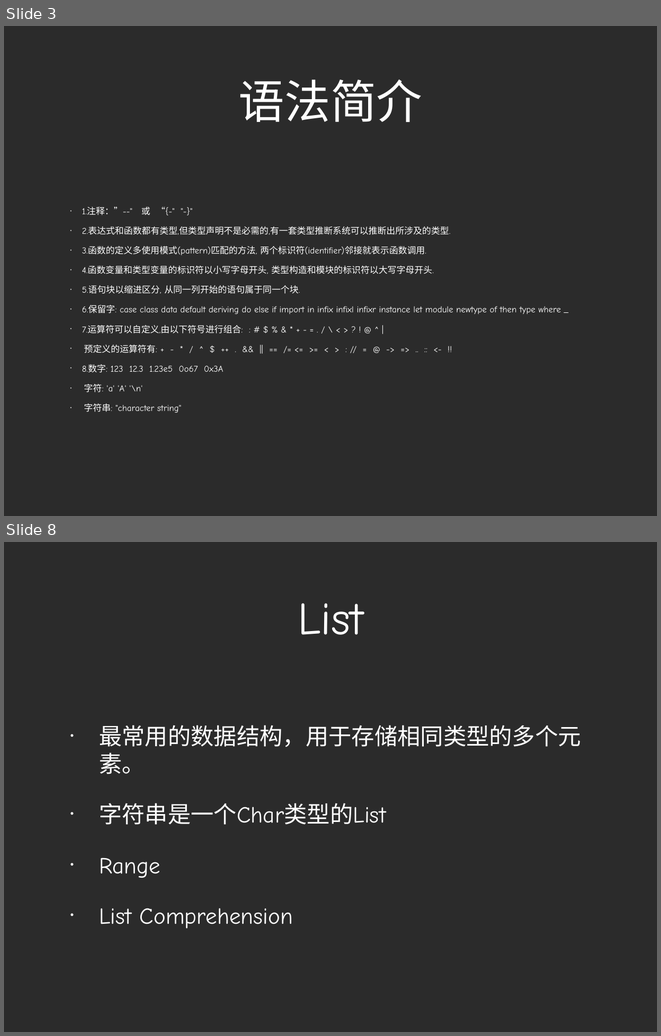
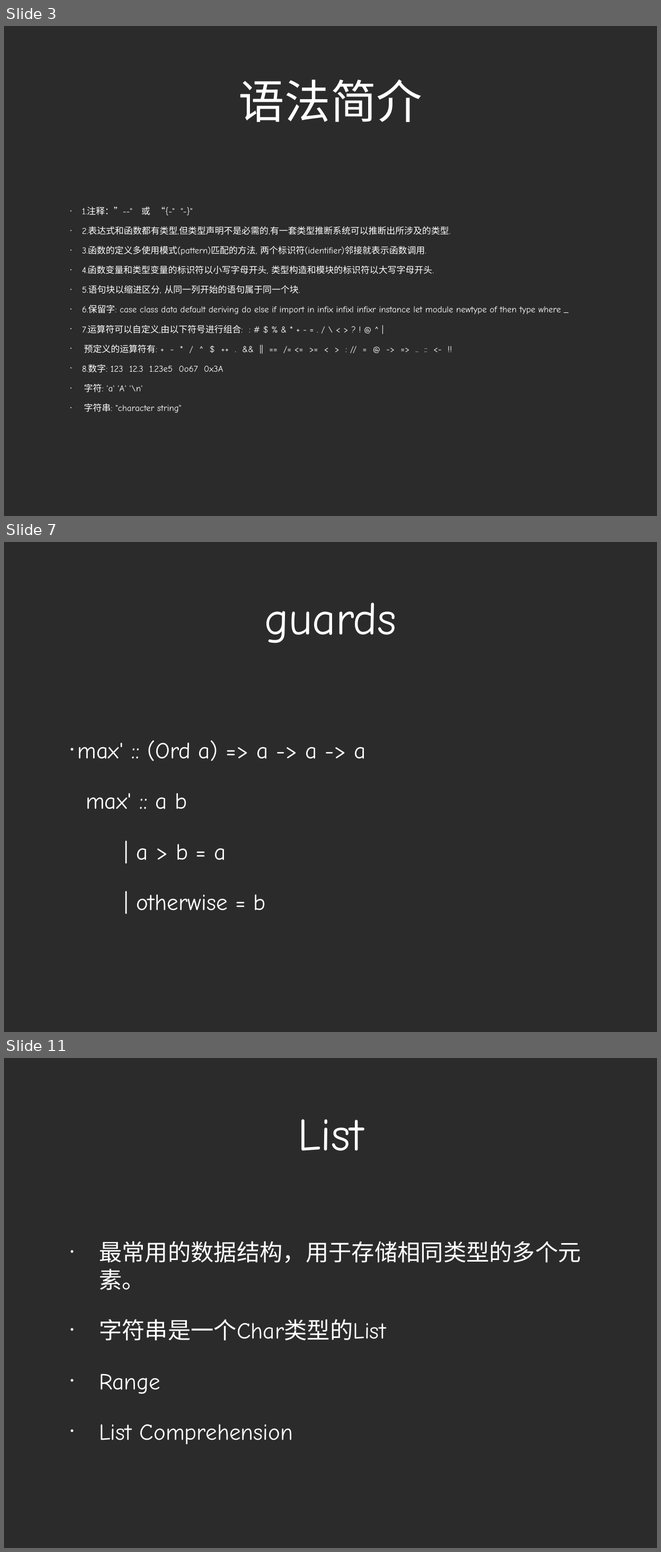
Before and after one commit to zhizhuwang/codekata, a slide deck: haskell/Haskell Basics.ppt. Shown one above the other, each under a label of ours: slides 3 and 8 before the commit, slides 3, 7 and 11 after it; the slides between them are not shown. The pictures are 661x1036 and 661x1552 pixels, drawn with LibreOffice and Linux fonts; fonts in the diff are those of the drawing; background and template pictures are left out; a plain dark background stands for a picture behind light text. Boxes give left, top, right and bottom in pixels: in the first picture for what was removed or moved away, otherwise in the second. Text is boxed around its words. In the diff, an @@ line names an element or a change of style, - is before the commit and + after.

```diff
--- a/haskell/Haskell Basics.ppt
+++ b/haskell/Haskell Basics.ppt
@@ slide 7 added at <box>4,542,657,1032</box>, background picture (left out) @@
@@ title added at <box>265,602,397,643</box>, 72 pt, text #FFFFFF @@
+guards
@@ text added at <box>78,740,366,910</box>, 36 pt, text #FFFFFF @@
+• max' :: (Ord a) => a -> a -> a
+max' :: a b
+| a > b = a
+| otherwise = b
@@ what was slide 8 is now slide 11 @@
```
Also in this commit, not shown: 3 slides changed, 15 other slides added, 2 slides removed, 34 other files.
